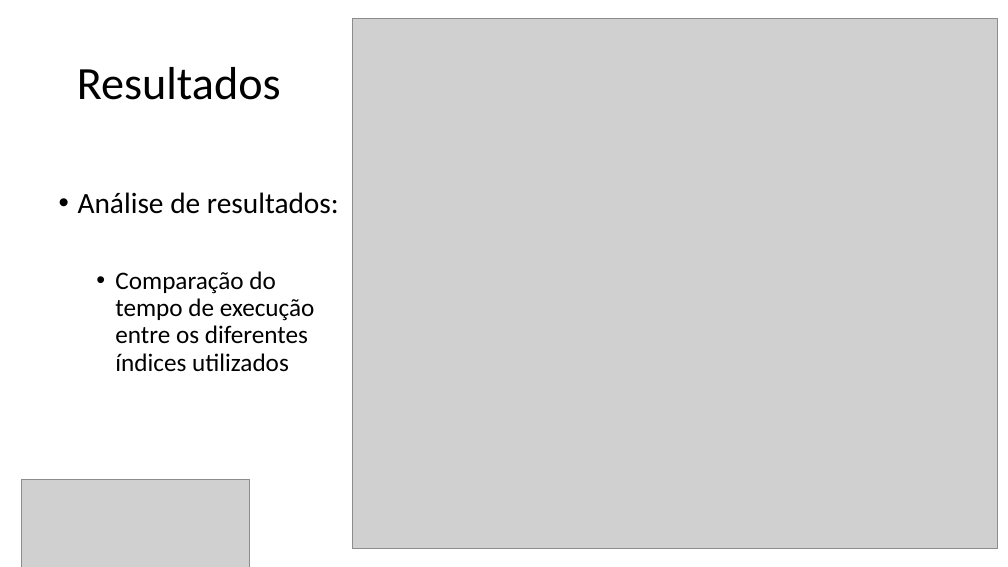
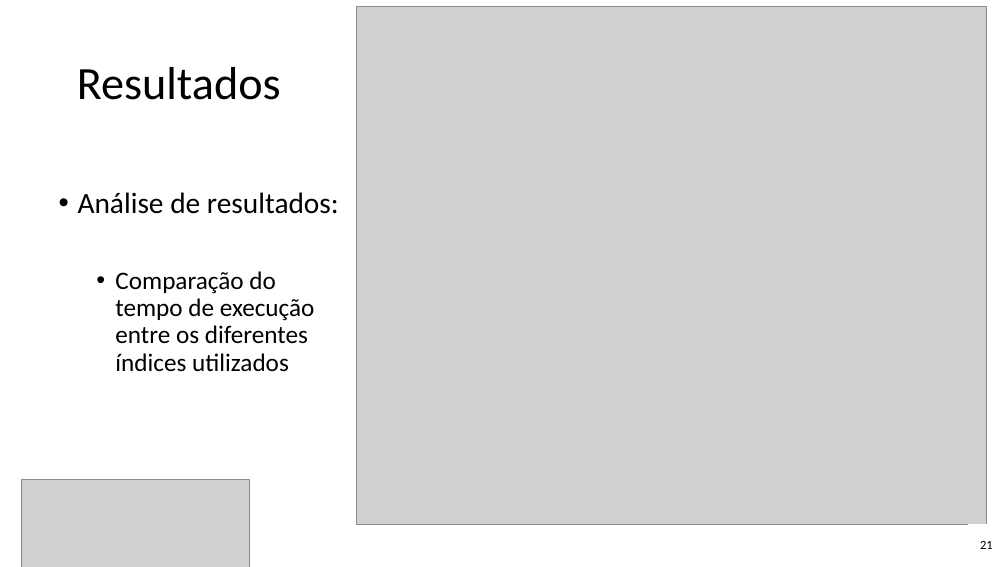
Before and after one commit to Marcio-Salmazo/PRT_Agrupamento, a slide deck: slide 20 of Seminario/Optimal Clusters V2.pptx (slide 21 before the commit). Drawn at 1008x567 pixels with LibreOffice and Linux fonts; fonts in the diff are those of the drawing; grey boxes stand for pictures. Boxes give left, top, right and bottom in pixels: in the first picture for what was removed or moved away, otherwise in the second. Text is boxed around its words. In the diff, an @@ line names an element or a change of style, - is before the commit and + after.

```diff
--- a/Seminario/Optimal Clusters V2.pptx
+++ b/Seminario/Optimal Clusters V2.pptx
@@ picture resized from (x1=352, y1=18, x2=997, y2=549) to (x1=357, y1=6, x2=987, y2=525) @@
@@ rectangle added at (x1=969, y1=525, x2=1005, y2=565), fill #FFFFFF, outline #FFFFFF 1 pt, 12 pt, text #000000 @@
+21
```
Also in this commit, not shown: 24 other slides changed, 1 slide removed, 1 other file.
